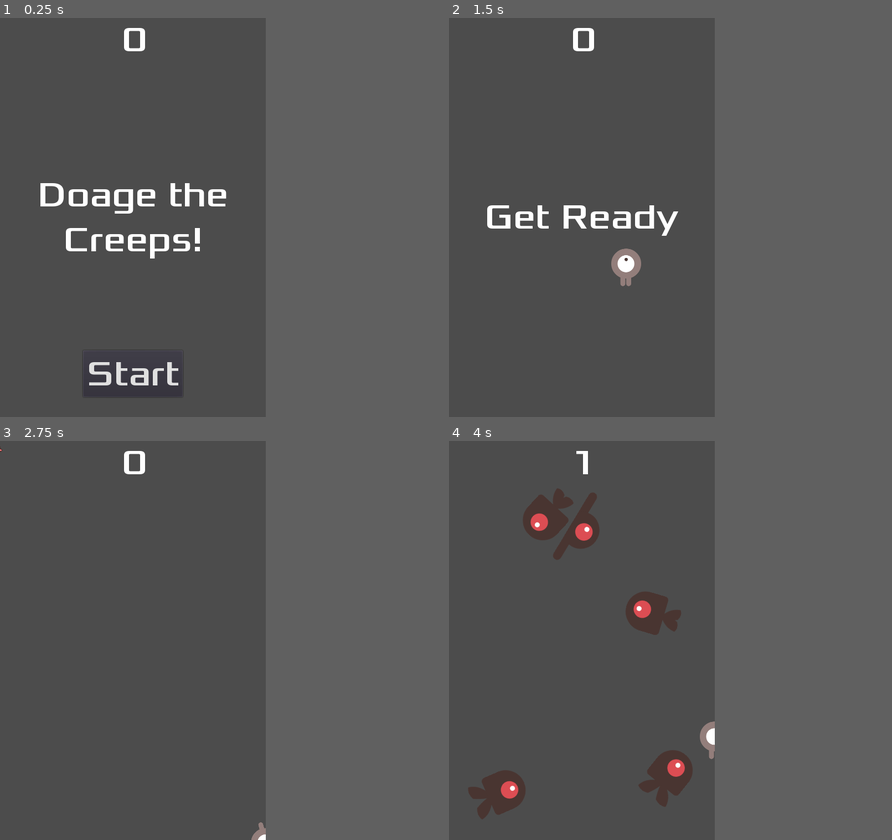
Above: before the commit, frames 1-4 (two rows, left to right).
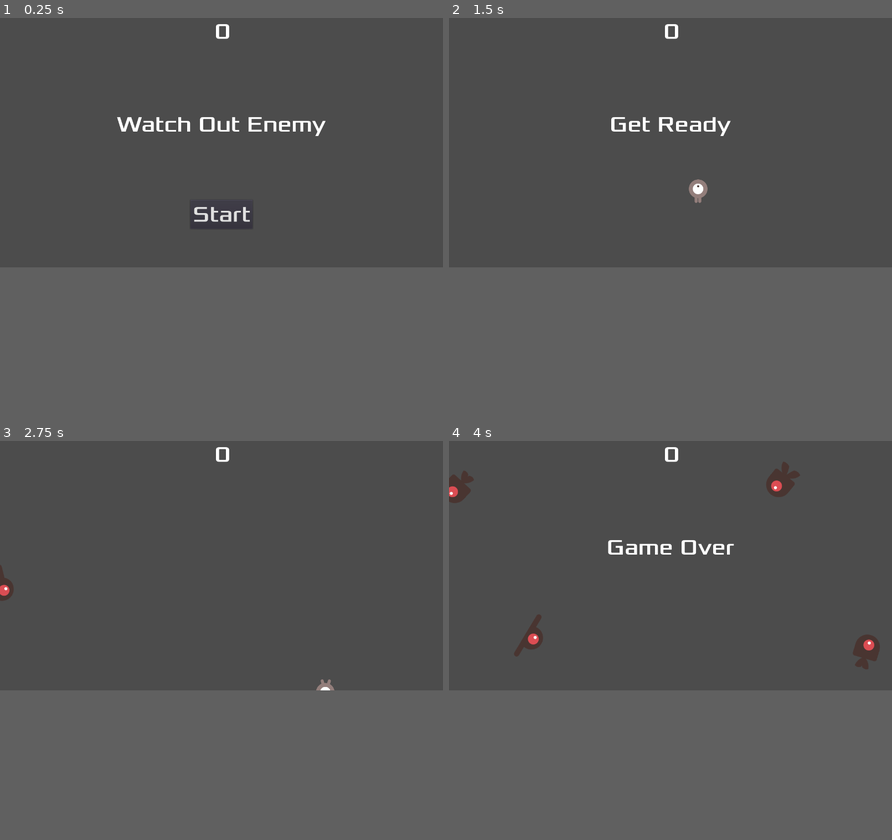
Above: after the commit, the same moments.

Repository: Straw8/TheLong
Game: Godot game, scene res://Main.tscn
The game is run twice, just before and just after one commit, with the same random seed, the same clock (stepped at 60 frames per second) and the same inputs.
Inputs:
- Up to frame 1 (0.25 s): no input
- Up to frame 2 (1.5 s): click "Start" at 0.5 s; tap Enter at 1.25 s; hold Right (ui_right) from 1.28 s (still down)
- Up to frame 3 (2.75 s): release Right (ui_right) at 2.03 s; hold Down (ui_down) from 2.03 s (still down)
- Up to frame 4 (4 s): release Down (ui_down) at 2.78 s; hold Right (ui_right) 2.78-3.53 s; hold Up (ui_up) from 3.53 s (still down)
In our replay, the window is 480x720 before the commit and 800x450 after it. These sizes can differ from the game's own. Grey fills any space a smaller window leaves; there, only what the larger window draws over its background counts as a difference.

The runs differ from the first frame. In frame 1, 3.4% of the frame differs, in the area x 9-74%, y 1-95%; in frame 2, 2.3%; in frame 3, 0.6%; in frame 4, 6.5%, in the area x 0-98%, y 1-95%.

Commit message:
m

Diff:
--- a/Control.gd
+++ b/Control.gd
@@ -18,7 +18,7 @@
 func show_game_over():
 	show_message("Game Over")
 	yield($MessageTimer, "timeout")
-	$MessageLabel.text = "Dodge the\nCreeps!"
+	$MessageLabel.text = "Be Careful"
 	$MessageLabel.show()
 	yield(get_tree().create_timer(1), 'timeout')
 	$StartButton.show()
--- a/Control.tscn
+++ b/Control.tscn
@@ -28,8 +28,8 @@
 
 [node name="ScoreLabel" type="Label" parent="."]
 anchor_right = 1.0
-margin_left = 220.0
-margin_right = 225.0
+margin_left = 620.0
+margin_right = 625.0
 margin_bottom = 78.0
 custom_fonts/font = SubResource( 1 )
 text = "0"
@@ -39,13 +39,13 @@
 anchor_top = 0.5
 anchor_right = 1.0
 anchor_bottom = 0.5
-margin_left = 30.0
-margin_top = 260.0
-margin_right = 410.0
-margin_bottom = 419.0
+margin_left = 315.0
+margin_top = 208.463
+margin_right = 925.0
+margin_bottom = 367.463
 size_flags_vertical = 5
 custom_fonts/font = SubResource( 2 )
-text = "Doage the Creeps!"
+text = "Watch Out Enemy"
 align = 1
 valign = 1
 autowrap = true
@@ -55,10 +55,10 @@
 anchor_top = 1.0
 anchor_right = 0.5
 anchor_bottom = 1.0
-margin_left = 130.0
-margin_top = 560.0
-margin_right = 310.0
-margin_bottom = 644.0
+margin_left = 530.0
+margin_top = 485.136
+margin_right = 710.0
+margin_bottom = 569.136
 custom_fonts/font = SubResource( 3 )
 shortcut = SubResource( 5 )
 text = "Start"
--- a/Main.gd
+++ b/Main.gd
@@ -20,13 +20,15 @@
 	$HUD.connect("start_game",self,"new_game")
 
 func game_over():
-	print_debug('游戏结束啦')
 	$ScoreTimer.stop()
 	$MobTimer.stop()
 	$HUD.show_game_over()
+	$Music.stop()
+	$DeathSound.play()
 
 func new_game():
 	self.init()
+	$Music.play()
 	$Player.start($StartPosition.position)
 	$StartTimer.start()
 	$HUD.update_score(score)
@@ -76,7 +78,6 @@
 	# Add some randomness to the direction.
 	direction += rand_range(-PI / 4, PI / 4)
 	mob.rotation = direction
-	mob.scale = Vector2(0.1,0.1)
 	# Set the velocity (speed & direction).
 	mob.linear_velocity = Vector2(rand_range(min_speed, max_speed), 0)
 	mob.linear_velocity = mob.linear_velocity.rotated(direction)
--- a/Main.tscn
+++ b/Main.tscn
@@ -1,12 +1,14 @@
-[gd_scene load_steps=5 format=2]
+[gd_scene load_steps=7 format=2]
 
 [ext_resource path="res://Main.gd" type="Script" id=1]
 [ext_resource path="res://Player.tscn" type="PackedScene" id=2]
 [ext_resource path="res://Control.tscn" type="PackedScene" id=3]
+[ext_resource path="res://art/House In a Forest Loop.ogg" type="AudioStream" id=4]
+[ext_resource path="res://art/gameover.wav" type="AudioStream" id=5]
 
 [sub_resource type="Curve2D" id=1]
 _data = {
-"points": PoolVector2Array( 0, 0, 0, 0, 0, 0, 0, 0, 0, 0, 480, 0, 0, 0, 0, 0, 480, 720, 0, 0, 0, 0, 0, 720, 0, 0, 0, 0, 0, 0 )
+"points": PoolVector2Array( 0, 0, 0, 0, 0, 0, 0, 0, 0, 0, 1280, 0, 0, 0, 0, 0, 1280, 720, 0, 0, 0, 0, 0, 720, 0, 0, 0, 0, 0, 0 )
 }
 
 [node name="Main" type="Node2D"]
@@ -25,12 +27,17 @@
 one_shot = true
 
 [node name="StartPosition" type="Position2D" parent="."]
-position = Vector2( 240, 450 )
+position = Vector2( 640, 500 )
+
+[node name="HUD" parent="." instance=ExtResource( 3 )]
+
+[node name="Music" type="AudioStreamPlayer" parent="."]
+stream = ExtResource( 4 )
+
+[node name="DeathSound" type="AudioStreamPlayer" parent="."]
+stream = ExtResource( 5 )
 
 [node name="MobPath" type="Path2D" parent="."]
-editor/display_folded = true
 curve = SubResource( 1 )
 
 [node name="MobSpawnLocation" type="PathFollow2D" parent="MobPath"]
-
-[node name="HUD" parent="." instance=ExtResource( 3 )]
--- a/ProjectConstant.gd
+++ b/ProjectConstant.gd
@@ -1,3 +1,3 @@
 const mob_min_speed = 150  # Minimum speed range.
 const mob_max_speed = 250  # Maximum speed range.
-const mob_max_count = 5		# mob最大数量
+const mob_max_count = 7		# mob最大数量
--- a/project.godot
+++ b/project.godot
@@ -21,7 +21,7 @@
 
 [display]
 
-window/size/width=480
+window/size/width=1280
 window/size/height=720
 
 [locale]
Not shown: 1 places in Control.tscn that only renumber resources
Not shown, added: export_presets.cfg
